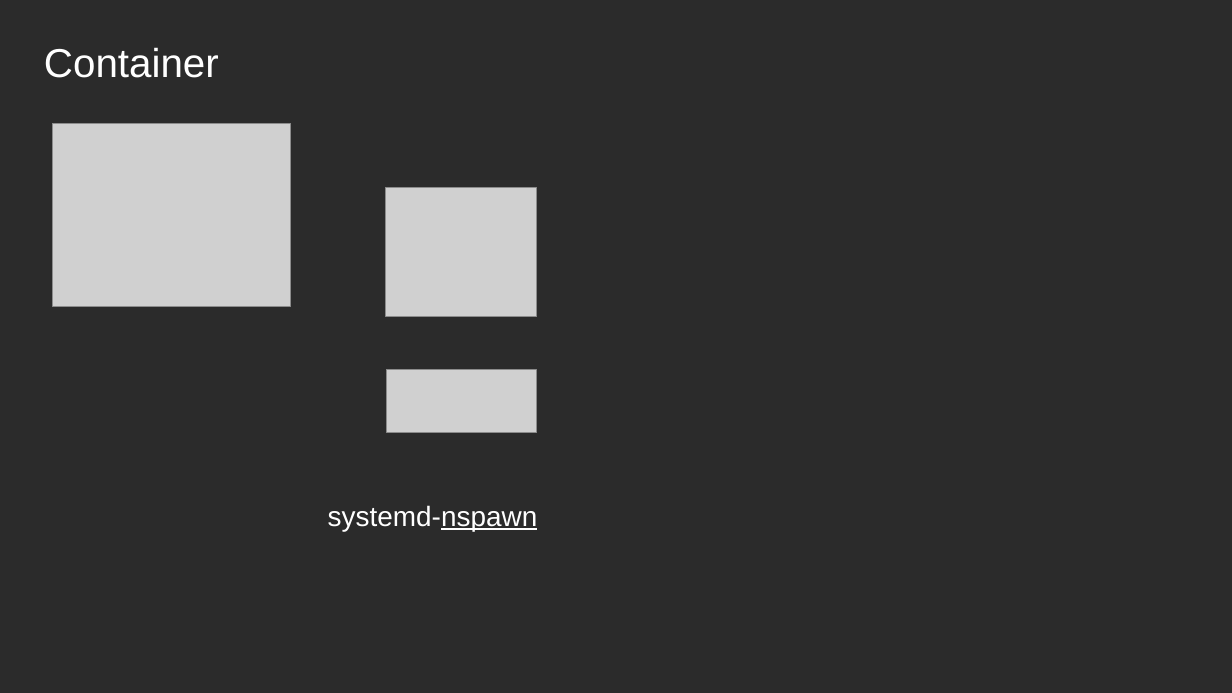
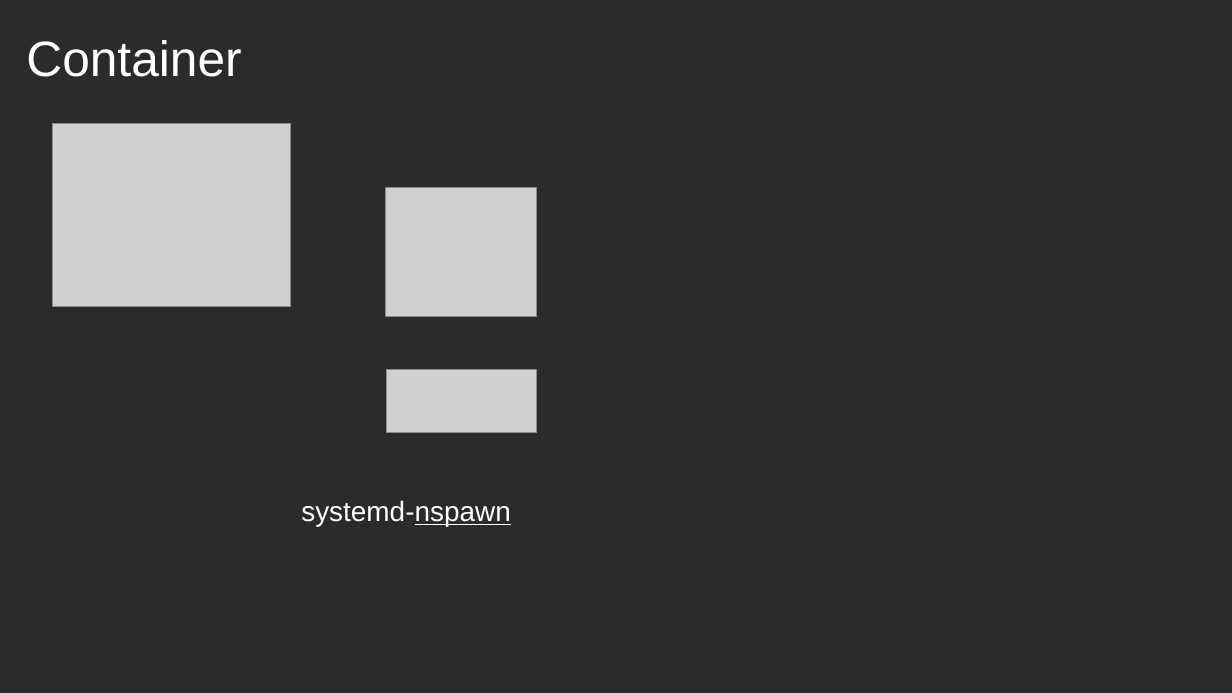
Before and after one commit to celsonery/kubernetes-docs, a slide deck: slide 9 of apresentacao/apresentacao.odp. Drawn at 1232x693 pixels with LibreOffice and Linux fonts; fonts in the diff are those of the drawing; grey boxes stand for pictures; background and template pictures are left out; a plain dark background stands for a picture behind light text. Boxes give left, top, right and bottom in pixels: in the first picture for what was removed or moved away, otherwise in the second. Text is boxed around its words. In the diff, an @@ line names an element or a change of style, - is before the commit and + after.

```diff
--- a/apresentacao/apresentacao.odp
+++ b/apresentacao/apresentacao.odp
@@ text "Container": place and size @@
-text "Container" at box(44, 47, 219, 78)
+text "Container" at box(26, 40, 241, 77)
@@ text "Container" at box(26, 40, 241, 77): size 26 to 32 pt; more space between paragraphs; vertical alignment middle to top @@
@@ text "systemd-nspawn": place and size @@
-text "systemd-nspawn" at box(328, 505, 538, 531)
+text "systemd-nspawn" at box(301, 500, 511, 526)
```
Also in this commit, not shown: 14 other slides changed, 3 slides added, 3 slides removed, 9 other files.
